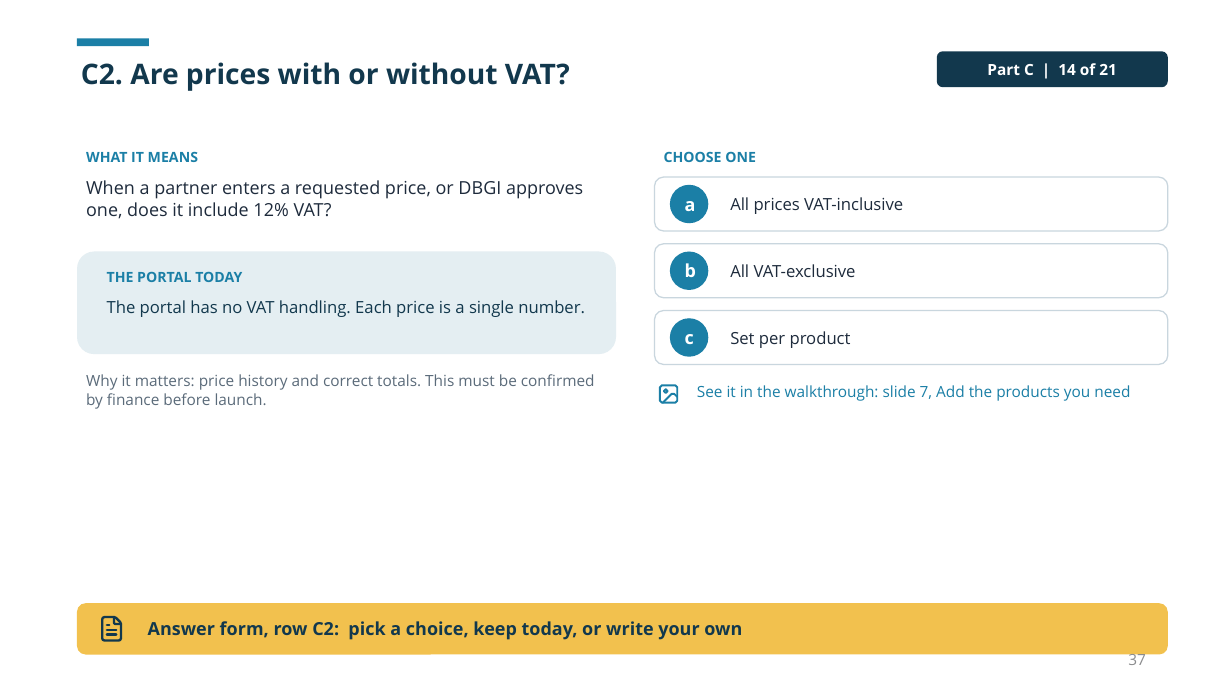
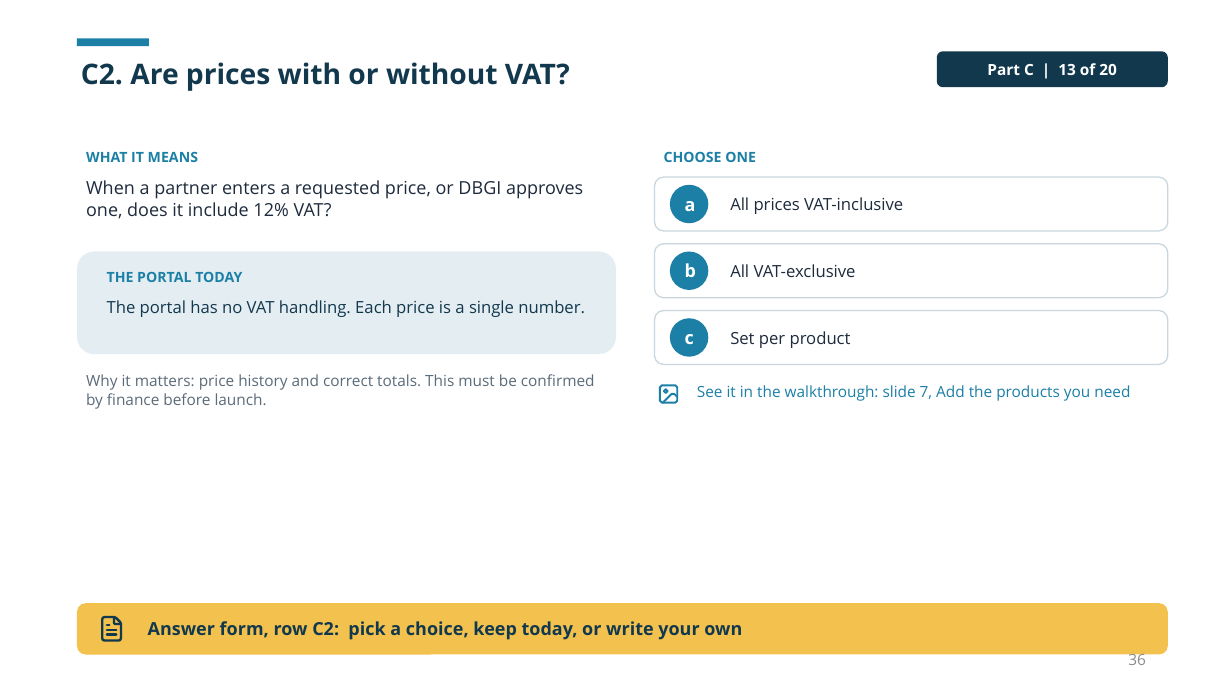
Before and after one commit to dbsuarez/dbgi-deal-registration-portal, a slide deck: slide 36 of docs/guides/Portal User Guide/Using the DBGI Portal.pptx (slide 37 before the commit). Drawn at 1232x693 pixels with LibreOffice and Linux fonts; fonts in the diff are those of the drawing. Boxes give left, top, right and bottom in pixels: in the first picture for what was removed or moved away, otherwise in the second. Text is boxed around its words. In the diff, an @@ line names an element or a change of style, - is before the commit and + after.

```diff
--- a/docs/guides/Portal User Guide/Using the DBGI Portal.pptx
+++ b/docs/guides/Portal User Guide/Using the DBGI Portal.pptx
@@ text in rounded rectangle at bbox=[987, 63, 1117, 75]: text changed @@
-Part C | 14 of 21
+Part C | 13 of 20
@@ page number at bbox=[1128, 651, 1146, 665]: text changed @@
-37
+36
```
Also in this commit, not shown: 21 other slides changed, 1 slide removed, 7 other files.
